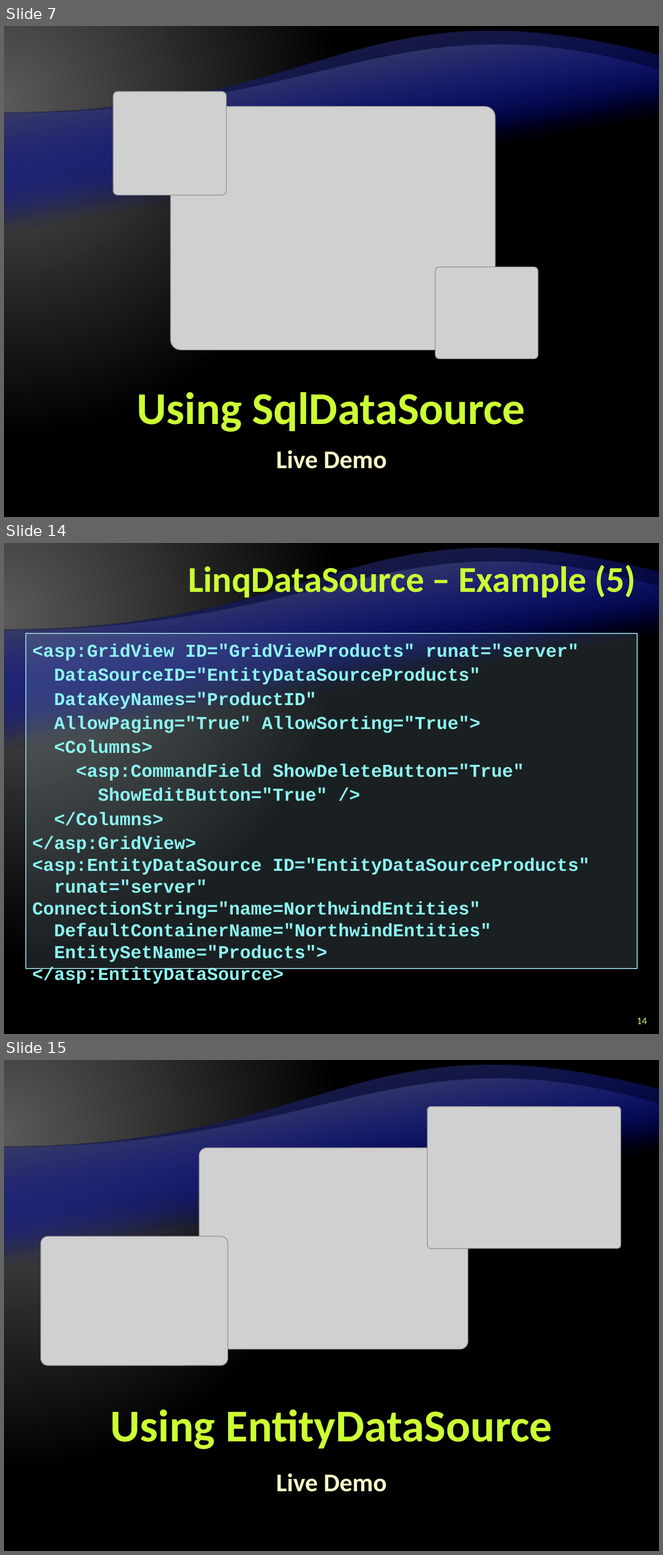
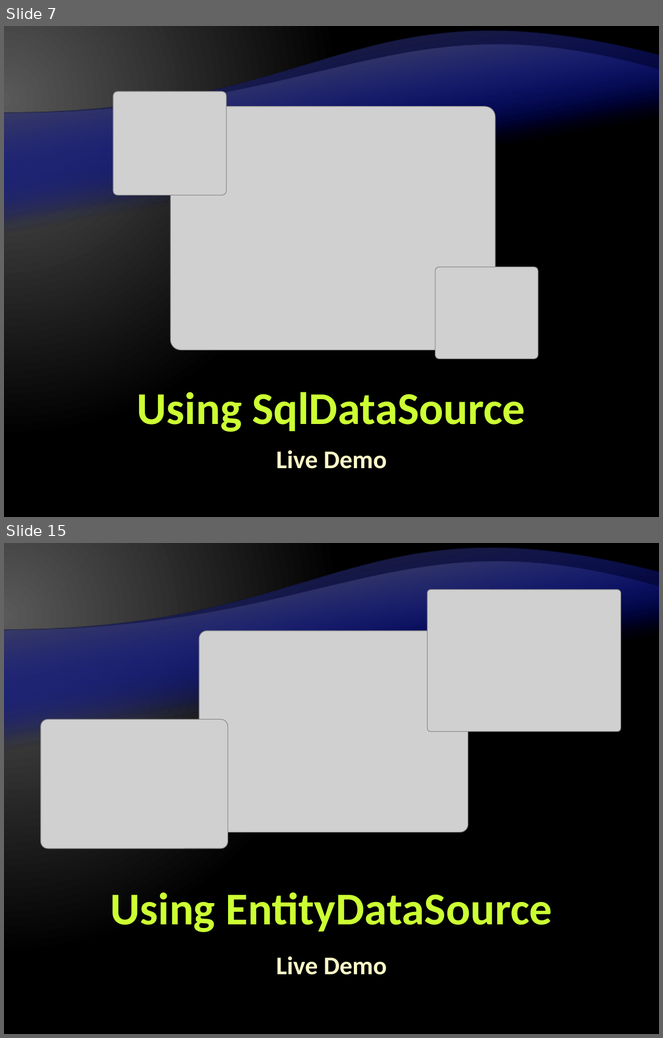
Before and after one commit to Graveheart/aspnetcourse, a slide deck: 2010/lectures/10. ASP.NET-and-Databases.pptx. Shown one above the other, each under a label of ours: slides 7, 14 and 15 before the commit, slides 7 and 15 after it; the slides between them are not shown. The pictures are 663x1555 and 663x1038 pixels, drawn with LibreOffice and Linux fonts; fonts in the diff are those of the drawing; grey boxes stand for pictures; background and template pictures are left out. Boxes give left, top, right and bottom in pixels: in the first picture for what was removed or moved away, otherwise in the second. Text is boxed around its words. In the diff, an @@ line names an element or a change of style, - is before the commit and + after.

```diff
--- a/2010/lectures/10. ASP.NET-and-Databases.pptx
+++ b/2010/lectures/10. ASP.NET-and-Databases.pptx
@@ slide 14 removed at box(4, 543, 659, 1034), background gradient #595959 to #000000; not listed: 4 template elements that a slide beside it also shows @@
@@ title removed at box(188, 562, 636, 601) @@
-LinqDataSource – Example (5)
@@ rectangle removed at box(26, 633, 637, 969) @@
-<asp:GridView ID="GridViewProducts" runat="server"
-DataSourceID="EntityDataSourceProducts"
-DataKeyNames="ProductID"
-AllowPaging="True" AllowSorting="True">
-<Columns>
-<asp:CommandField ShowDeleteButton="True"
-ShowEditButton="True" />
-</Columns>
-</asp:GridView>
-<asp:EntityDataSource ID="EntityDataSourceProducts"
-runat="server" ConnectionString="name=NorthwindEntities"
-DefaultContainerName="NorthwindEntities"
-EntitySetName="Products">
-</asp:EntityDataSource>
@@ page number removed at box(637, 1018, 647, 1025) @@
-14
```
Also in this commit, not shown: 10 slides changed, 3 slides added, 2 other slides removed.
